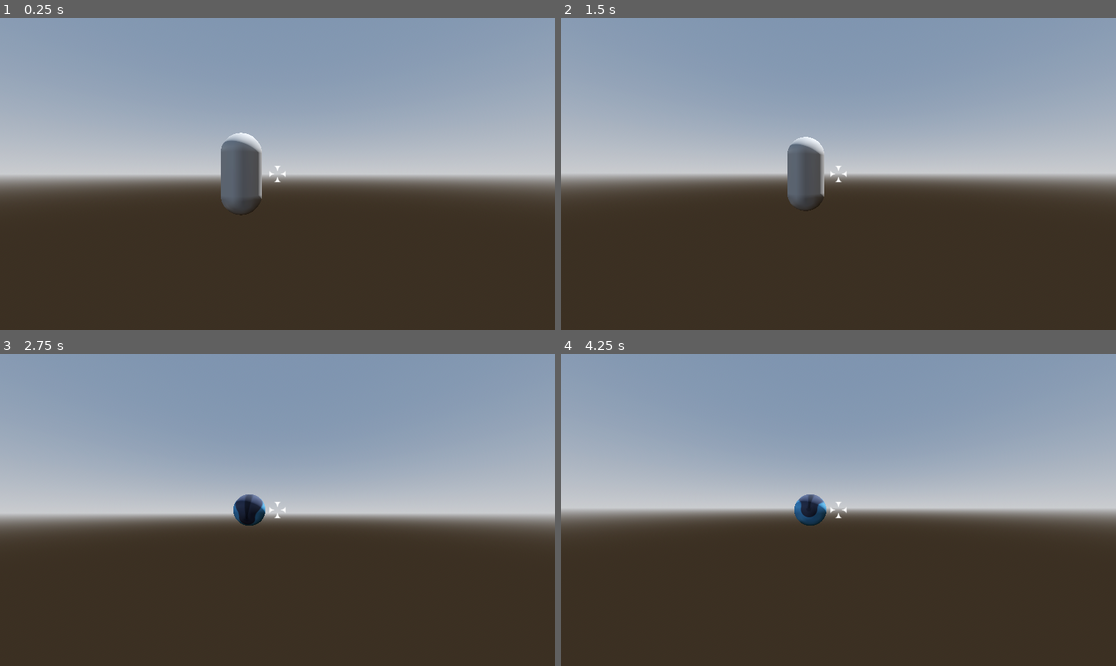
Above: before the commit, frames 1-4 (two rows, left to right).
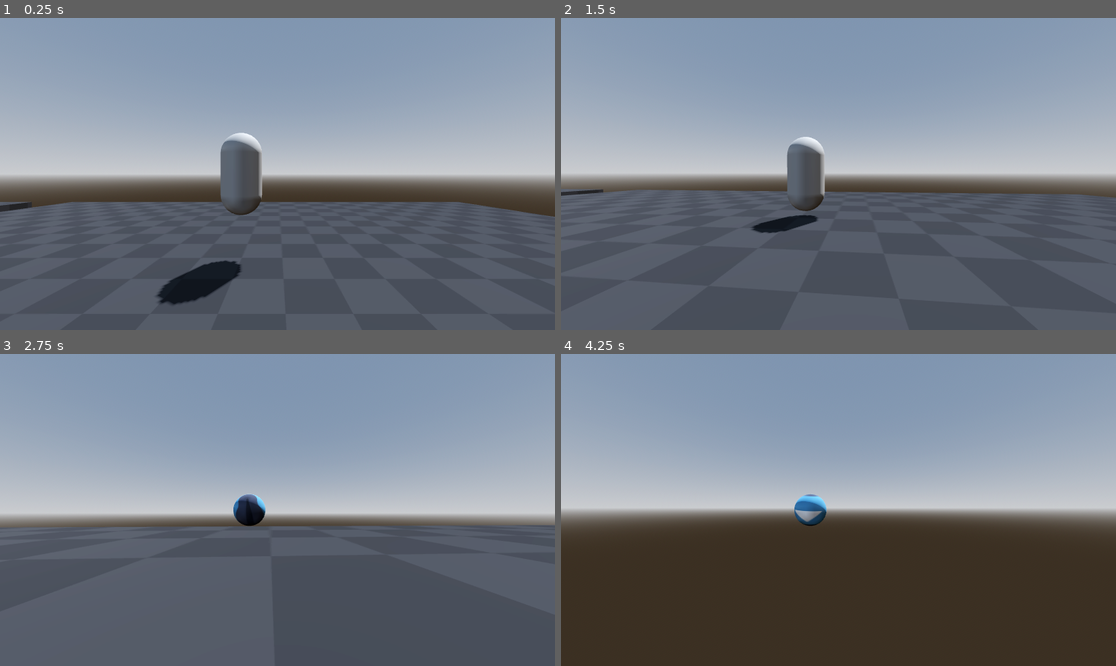
Above: after the commit, the same moments.

Repository: pochoco24/armadillos_with_guns
Game: Godot game, scene res://main.tscn
Two runs of this game, one before a commit and one after it. Both use one fixed random seed, a clock stepped at 60 frames per second and the inputs below. The engine's default icon, where the game draws it, is replaced by a stand-in: a white triangle on a blue panel in a dark square.
Inputs (mouse positions are in pixels of both pictures, inside the frame that each line leads up to):
- Up to frame 1 (0.25 s): no input
- Up to frame 2 (1.5 s): move the mouse to (866, 174) at 0.52 s; hold Shift (ball_mode) 0.53-1.28 s; hold W (up) from 0.53 s (still down); tap Space (jump) at 0.77 s; move the mouse to (810, 174) at 1.27 s; click (810, 174) at 1.35 s
- Up to frame 3 (2.75 s): keep holding W (up); tap Space (jump) at 1.52 s; move the mouse to (288, 503) at 2.02 s; hold Shift (ball_mode) from 2.03 s (still down)
- Up to frame 4 (4.25 s): keep holding W (up); move the mouse to (832, 516) at 2.77 s; release Shift (ball_mode) at 2.78 s; click (832, 516) at 2.85 s; tap Space (jump) at 3.02, 3.77 s; tap Enter at 3.5 s; move the mouse to (877, 513) at 3.52 s; hold Shift (ball_mode) from 3.53 s (still down)

The runs differ from the first frame. In frame 1, 40% of the frame differs, in the area x 0-100%, y 36-100%; in frame 2, 44%; in frame 3, 45%, in the area x 0-100%, y 44-100%; in frame 4, 0.3%.

Commit message:
started making map prototype, enabled cd on ball to avoid phasing when colliding

Diff:
--- a/main.tscn
+++ b/main.tscn
@@ -1,6 +1,8 @@
-[gd_scene load_steps=24 format=3 uid="uid://cdyng8lxh4ora"]
+[gd_scene load_steps=26 format=3 uid="uid://cdyng8lxh4ora"]
 
 [ext_resource type="Texture2D" uid="uid://cjsigc2r52b5f" path="res://icon.svg" id="1_0xm2m"]
+[ext_resource type="Material" uid="uid://duvfgh6uu3343" path="res://models/dark_prototype_material.tres" id="1_vivmo"]
+[ext_resource type="Material" uid="uid://dfwi7xxtkacbs" path="res://models/orange_prototype_material.tres" id="2_2cqfq"]
 [ext_resource type="Script" uid="uid://b56c0rb1dbxy0" path="res://player/player.gd" id="2_272bh"]
 [ext_resource type="Script" uid="uid://cjnokk3bv3d2c" path="res://player/cam_pivot.gd" id="3_1bvp3"]
 [ext_resource type="Script" uid="uid://bq5t5v4jynd1h" path="res://player/ball_rigid_body.gd" id="3_h2yge"]
@@ -50,6 +52,39 @@
 
 [node name="WorldEnvironment" type="WorldEnvironment" parent="."]
 environment = SubResource("Environment_7mycd")
+
+[node name="Level" type="Node3D" parent="."]
+
+[node name="CSGBox3D" type="CSGBox3D" parent="Level"]
+transform = Transform3D(1, 0, 0, 0, 1, 0, 0, 0, 1, 0, -1.75, 0)
+use_collision = true
+size = Vector3(28.5, 3.5, 20)
+material = ExtResource("1_vivmo")
+
+[node name="CSGBox3D3" type="CSGBox3D" parent="Level"]
+transform = Transform3D(1, 0, 0, 0, 1, 0, 0, 0, 1, -34, -1.75, 29.75)
+use_collision = true
+size = Vector3(28.5, 3.5, 56.5)
+material = ExtResource("1_vivmo")
+
+[node name="CSGBox3D4" type="CSGBox3D" parent="Level"]
+transform = Transform3D(1, 0, 0, 0, 1, 0, 0, 0, 1, 60.5, -11.25, 74.75)
+use_collision = true
+size = Vector3(144.5, 12.5, 121.5)
+material = ExtResource("1_vivmo")
+
+[node name="CSGBox3D5" type="CSGBox3D" parent="Level"]
+transform = Transform3D(1, 0, 0, 0, 1, 0, 0, 0, 1, 63.75, 1.25, 83.75)
+material_override = ExtResource("2_2cqfq")
+use_collision = true
+size = Vector3(17, 12.5, 17.5)
+material = ExtResource("1_vivmo")
+
+[node name="CSGBox3D2" type="CSGBox3D" parent="Level"]
+transform = Transform3D(1, 0, 0, 0, 1, 0, 0, 0, 1, -31.5, -1.75, -8.75)
+use_collision = true
+size = Vector3(28.5, 3.5, 2.5)
+material = ExtResource("1_vivmo")
 
 [node name="Player" type="CharacterBody3D" parent="." node_paths=PackedStringArray("cam_pivot", "ball", "mesh", "jump_buffer", "coyote_time", "shotgun_cooldown")]
 transform = Transform3D(1, 0, 0, 0, 1, 0, 0, 0, 1, 0, 3.06458, 0)
@@ -135,6 +170,7 @@
 physics_material_override = SubResource("PhysicsMaterial_0xm2m")
 gravity_scale = 4.0
 freeze = true
+continuous_cd = true
 contact_monitor = true
 max_contacts_reported = 5
 angular_damp = 1.0
@@ -178,6 +214,7 @@
 one_shot = true
 
 [node name="UI" type="Control" parent="."]
+visible = false
 layout_mode = 3
 anchors_preset = 15
 anchor_right = 1.0
--- /dev/null
+++ b/models/dark_prototype_material.tres
@@ -0,0 +1,9 @@
+[gd_resource type="StandardMaterial3D" load_steps=2 format=3 uid="uid://duvfgh6uu3343"]
+
+[ext_resource type="Texture2D" uid="uid://dryto53o5dyd5" path="res://images/kenney_prototype-textures/Dark/texture_08.png" id="1_bovdk"]
+
+[resource]
+albedo_texture = ExtResource("1_bovdk")
+metallic_specular = 0.0
+uv1_scale = Vector3(0.25, 0.25, 0.25)
+uv1_triplanar = true
--- /dev/null
+++ b/models/orange_prototype_material.tres
@@ -0,0 +1,9 @@
+[gd_resource type="StandardMaterial3D" load_steps=2 format=3 uid="uid://dfwi7xxtkacbs"]
+
+[ext_resource type="Texture2D" uid="uid://b21crobcuk52" path="res://images/kenney_prototype-textures/Orange/texture_08.png" id="1_p5x4a"]
+
+[resource]
+albedo_texture = ExtResource("1_p5x4a")
+metallic_specular = 0.0
+uv1_scale = Vector3(0.25, 0.25, 0.25)
+uv1_triplanar = true
--- a/project.godot
+++ b/project.godot
@@ -66,3 +66,8 @@
 
 3d_physics/layer_1="map"
 3d_physics/layer_2="players"
+
+[rendering]
+
+textures/default_filters/anisotropic_filtering_level=3
+anti_aliasing/quality/msaa_3d=2
Binary file added: images/kenney_prototype-textures/Dark/texture_01.png
Not shown, added: images/kenney_prototype-textures/Dark/texture_01.png.import
Binary file added: images/kenney_prototype-textures/Dark/texture_02.png
Not shown, added: images/kenney_prototype-textures/Dark/texture_02.png.import
Binary file added: images/kenney_prototype-textures/Dark/texture_03.png
Not shown, added: images/kenney_prototype-textures/Dark/texture_03.png.import
Binary file added: images/kenney_prototype-textures/Dark/texture_04.png
Not shown, added: images/kenney_prototype-textures/Dark/texture_04.png.import
Binary file added: images/kenney_prototype-textures/Dark/texture_05.png
Not shown, added: images/kenney_prototype-textures/Dark/texture_05.png.import
Binary file added: images/kenney_prototype-textures/Dark/texture_06.png
Not shown, added: images/kenney_prototype-textures/Dark/texture_06.png.import
(and 145 more such lines)
